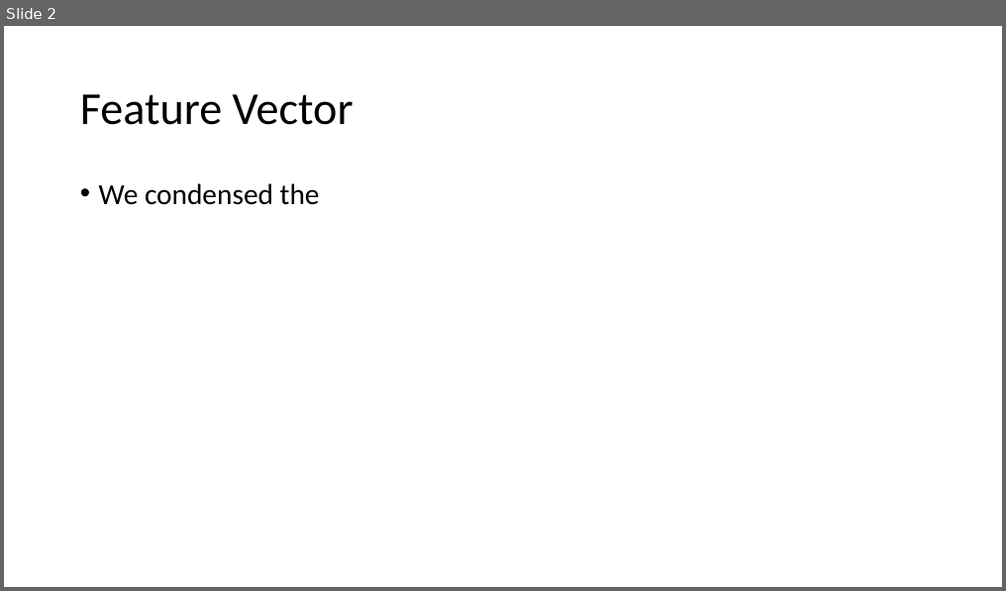
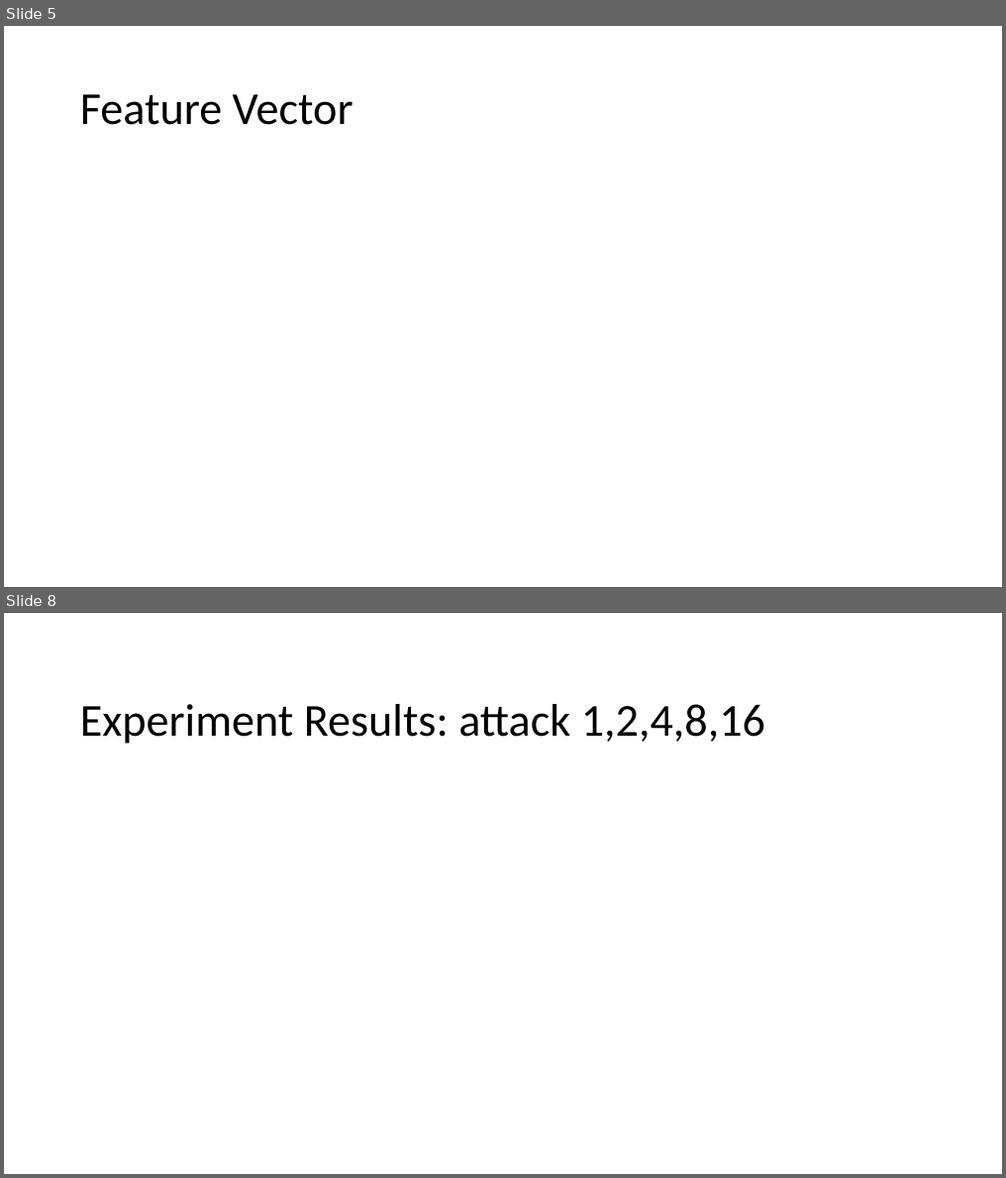
Before and after one commit to liangwangENST/SR2I208-Detection-Malicious-data, a slide deck: slide/Presentation.pptx. Shown one above the other, each under a label of ours: slide 2 before the commit, slides 5 and 8 after it; the slides between them are not shown. The pictures are 1006x591 and 1006x1178 pixels, drawn with LibreOffice and Linux fonts; fonts in the diff are those of the drawing. Boxes give left, top, right and bottom in pixels: in the first picture for what was removed or moved away, otherwise in the second. Text is boxed around its words. In the diff, an @@ line names an element or a change of style, - is before the commit and + after.

```diff
--- a/slide/Presentation.pptx
+++ b/slide/Presentation.pptx
@@ slide 8 added at (4,613,1002,1174), background #FFFFFF @@
@@ title added at (80,704,765,744), 44 pt, text #000000 @@
+Experiment Results: attack 1,2,4,8,16
@@ what was slide 2 is now slide 5 @@
@@ slide 5 changed as well @@
@@ text removed at (99,183,320,205) @@
-• We condensed the
```
Also in this commit, not shown: 10 other slides added, 1 slide removed, 4 other files.
